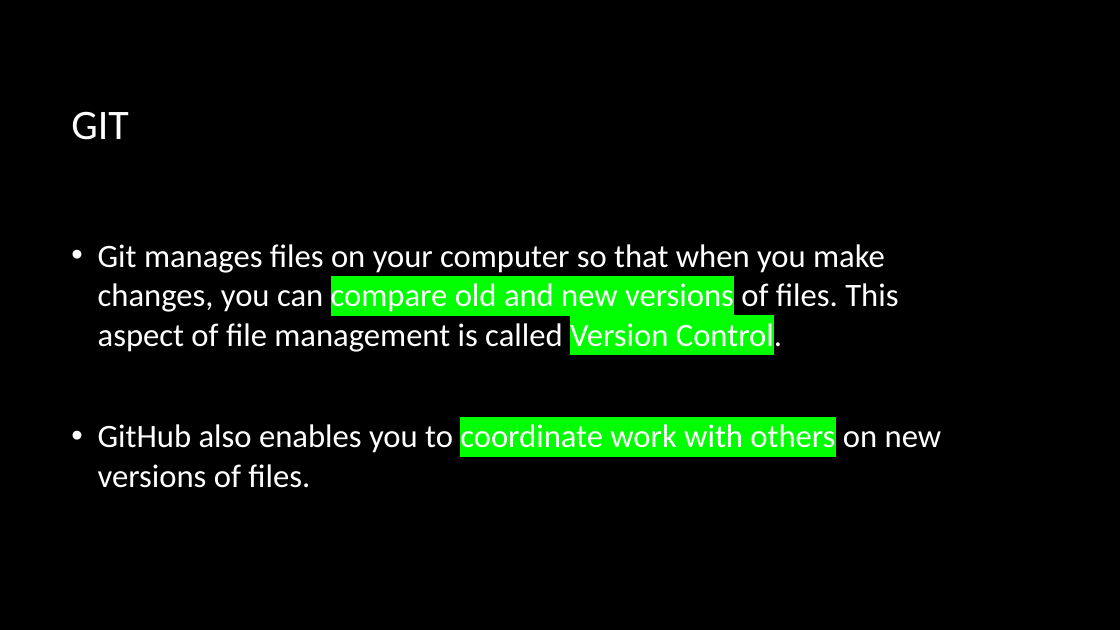
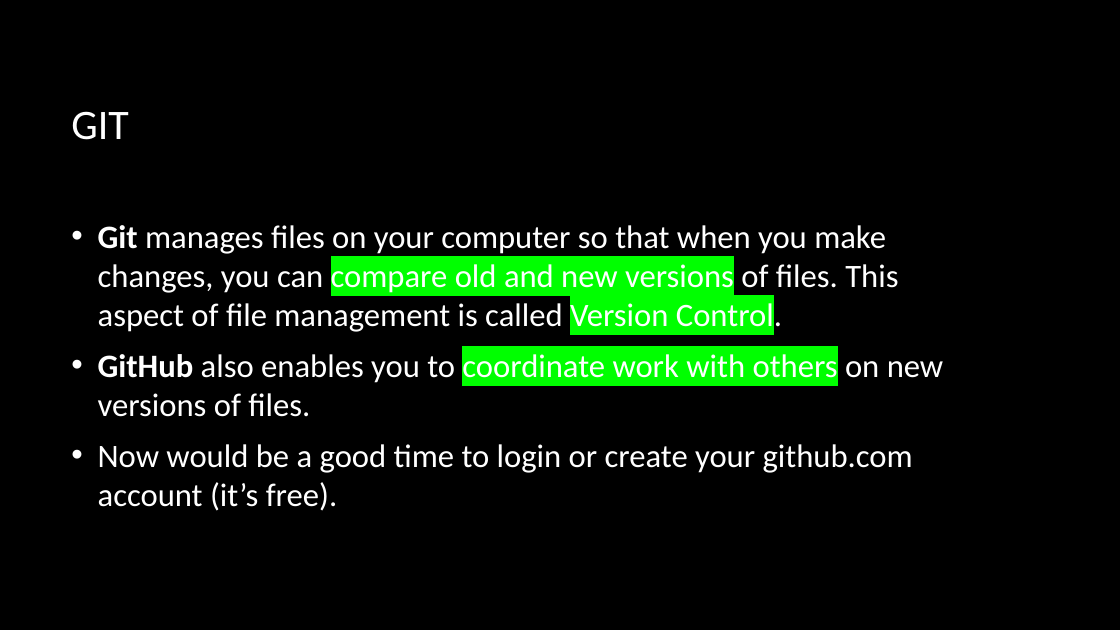
Before and after one commit to CiscoDevNet/WASTC2024-vFDW, a slide deck: slide 10 of 1-Monday/Intro-to-Git/WASTC2024-vFDW-Intro-to-Git.pptx. Drawn at 1120x630 pixels with LibreOffice and Linux fonts; fonts in the diff are those of the drawing; background and template pictures are left out. Boxes give left, top, right and bottom in pixels: in the first picture for what was removed or moved away, otherwise in the second. Text is boxed around its words. In the diff, an @@ line names an element or a change of style, - is before the commit and + after.

```diff
--- a/1-Monday/Intro-to-Git/WASTC2024-vFDW-Intro-to-Git.pptx
+++ b/1-Monday/Intro-to-Git/WASTC2024-vFDW-Intro-to-Git.pptx
@@ text at [98,225,944,417]: bold on in "Git", "GitHub" @@
@@ text at [98,444,913,511]: paragraph added @@
+• Now would be a good time to login or create your github.com account (it’s free).
```
Also in this commit, not shown: 1 other slide changed.
